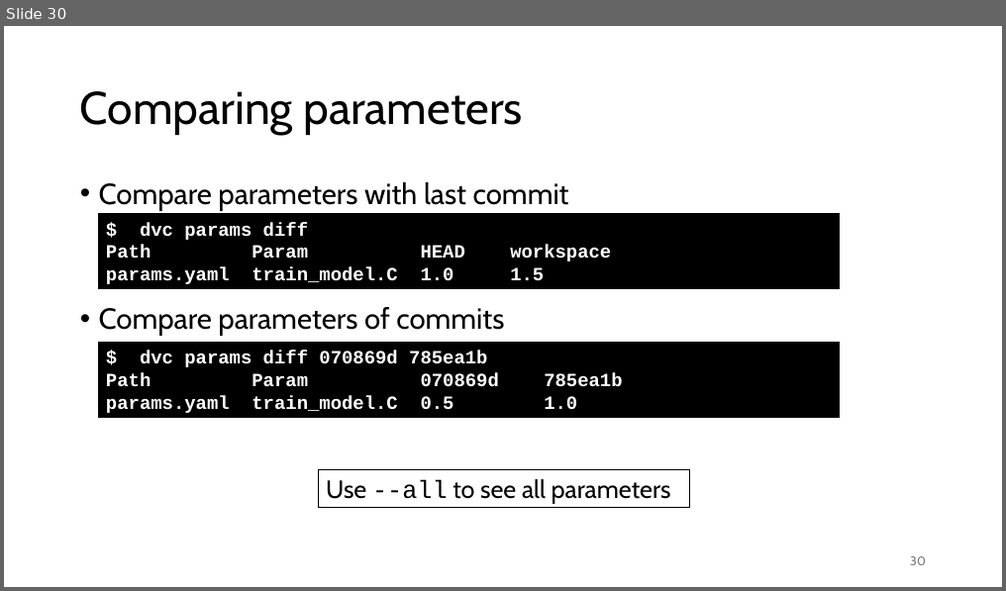
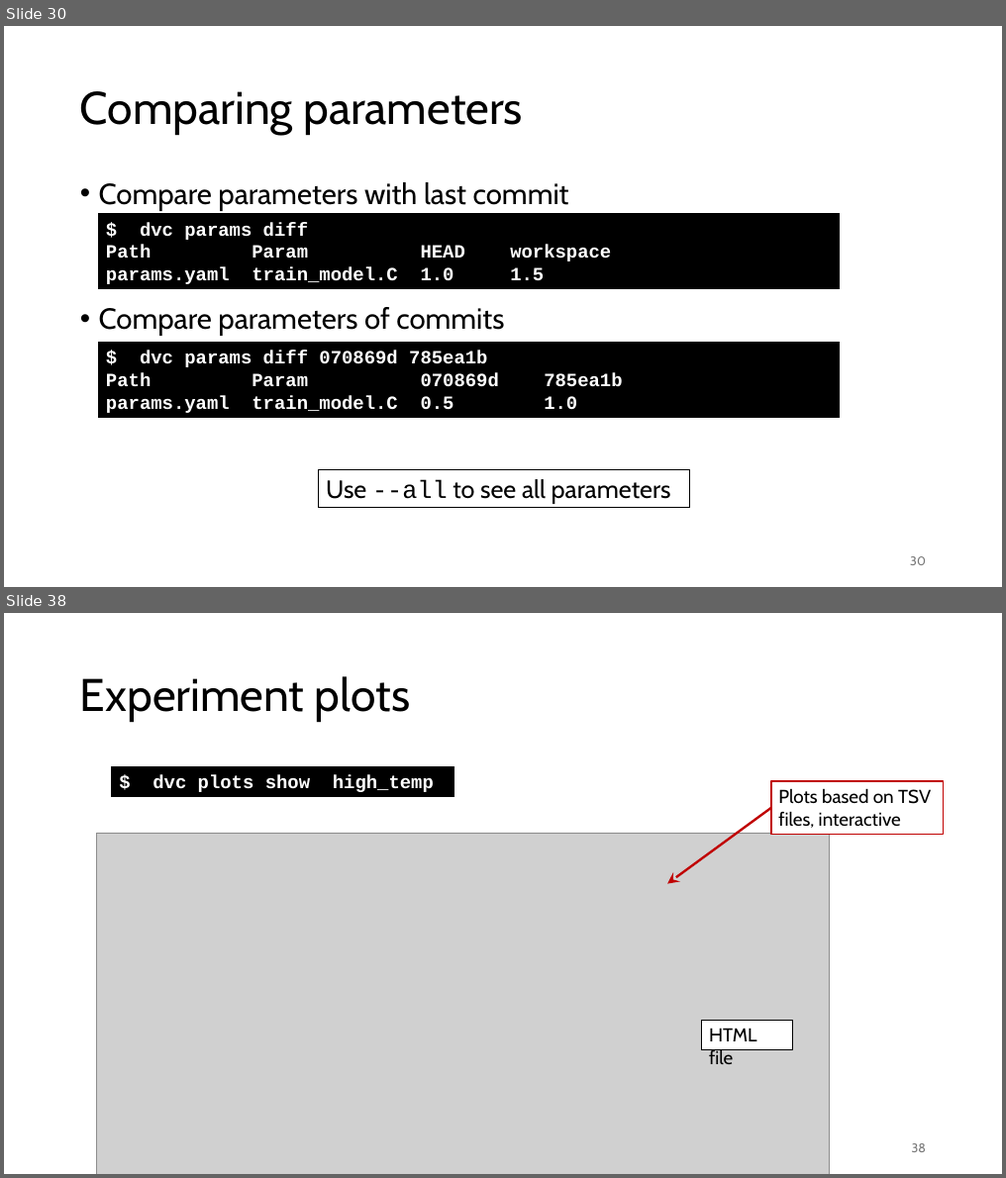
Before and after one commit to gjbex/MLOps-on-HPC, a slide deck: mlops_on_hpc.pptx. Shown one above the other, each under a label of ours: slide 30 before the commit, slides 30 and 38 after it; the slides between them are not shown. The pictures are 1006x591 and 1006x1178 pixels, drawn with LibreOffice and Linux fonts; fonts in the diff are those of the drawing; grey boxes stand for pictures. Boxes give left, top, right and bottom in pixels: in the first picture for what was removed or moved away, otherwise in the second. Text is boxed around its words. In the diff, an @@ line names an element or a change of style, - is before the commit and + after.

Commit message:
Add section on DVC experiment management

```diff
--- a/mlops_on_hpc.pptx
+++ b/mlops_on_hpc.pptx
@@ slide 38 added at bbox=[4, 613, 1002, 1174], background #FFFFFF @@
@@ title added at bbox=[80, 676, 410, 722], 44 pt, text #000000 @@
+Experiment plots
@@ rectangle added at bbox=[112, 766, 453, 796], fill #000000, outline #000000 0.75 pt, 18 pt, text #FFFFFF, bold @@
+$ dvc plots show high_temp
@@ rectangle added at bbox=[771, 781, 944, 835], fill #FFFFFF, outline #C00000 1.5 pt, 18 pt, text #000000 @@
+Plots based on TSV files, interactive
@@ arrow added from (771, 808) to (667, 884), #C00000 2.25 pt @@
@@ picture added at bbox=[97, 833, 829, 1174] @@
@@ rectangle added at bbox=[702, 1020, 792, 1051], fill #FFFFFF, outline #000000 0.75 pt, 18 pt, text #000000 @@
+HTML file
@@ page number added at bbox=[912, 1144, 927, 1153], 12 pt, text #797979 @@
+38
```
Also in this commit, not shown: 9 other slides added.
